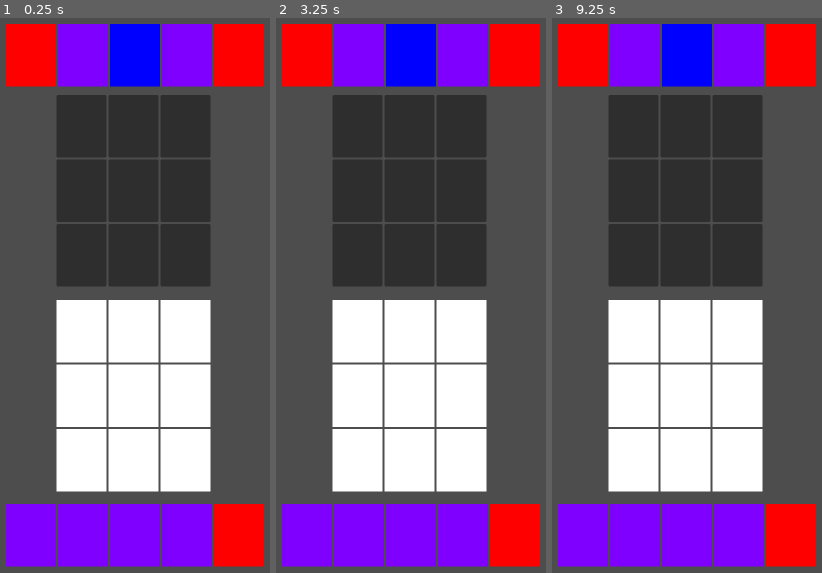
Above: before the commit, frames 1-3 (left to right).
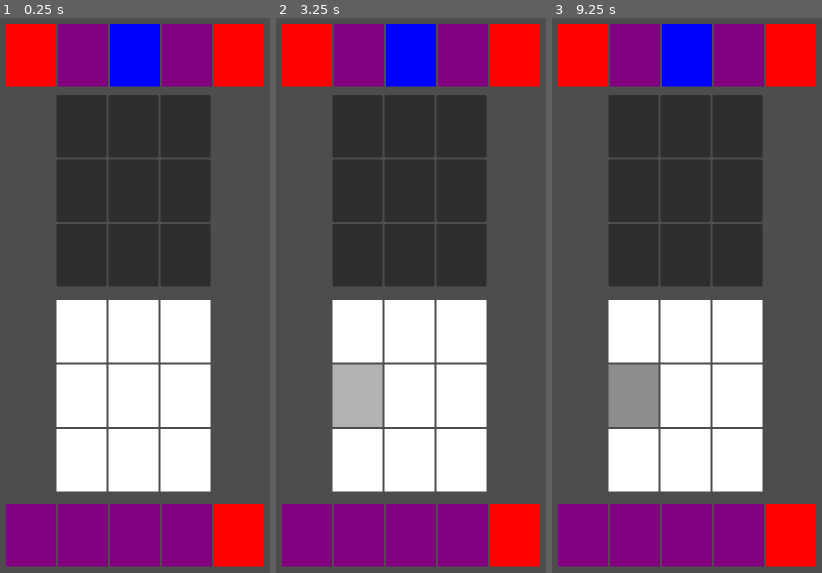
Above: after the commit, the same moments.

Repository: CullsGit/godot-4-tcg
Game: Godot game, scene res://scenes/Board.tscn
The game is run twice, just before and just after one commit, with the same random seed, the same clock (stepped at 60 frames per second) and the same inputs.
Inputs (mouse positions are in pixels of both pictures, inside the frame that each line leads up to):
- Up to frame 1 (0.25 s): no input
- Up to frame 2 (3.25 s): tap Enter at 0.5, 2 s; move the mouse to (outside the picture) at 0.52 s; click (outside the picture) at 0.67 s; tap Space at 1.25, 2.75 s; move the mouse to (outside the picture) at 1.27 s; click (outside the picture) at 1.42 s; move the mouse to (497, 162) at 2.02 s; click (497, 162) at 2.17 s; move the mouse to (378, 412) at 2.77 s; click (378, 412) at 2.92 s
- Up to frame 3 (9.25 s): tap Enter at 3.5 s; move the mouse to (outside the picture) at 3.52 s; click (outside the picture) at 3.67 s; tap Space at 4.25 s; move the mouse to (outside the picture) at 4.27 s; click (outside the picture) at 4.42 s; move the mouse to (732, 289) at 5.02 s; click (732, 289) at 5.17 s; move the mouse to (573, 140) at 5.77 s; click (573, 140) at 5.92 s; move the mouse to (outside the picture) at 6.52 s; click (outside the picture) at 6.67 s; move the mouse to (outside the picture) at 7.27 s; click (outside the picture) at 7.42 s; move the mouse to (773, 162) at 8.02 s; click (773, 162) at 8.17 s; move the mouse to (654, 412) at 8.77 s; click (654, 412) at 8.92 s

The runs differ from the first frame. In frame 1, 13% of the frame differs, in the area x 2-79%, y 1-99%; in frame 2, 15%; in frame 3, 15%.

Commit message:
add ability select and deselect a card in the players hand

Diff:
--- a/scenes/Board.gd
+++ b/scenes/Board.gd
@@ -2,18 +2,21 @@
 
 var player_deck
 var opponent_deck
+
+var selected_card = null
 
 
 # Called when the node enters the scene tree for the first time.
 func _ready():
 	player_deck = $PlayerDeck
 	opponent_deck = $OpponentDeck
-	print(player_deck.deck)
+
 
 	var player_hand_node = $PlayerHand
 	for card_data in player_deck.hand:
 		var card = preload("res://scenes/Card.tscn").instantiate()
 		card.set_type(card_data["type"])
+		card.connect("gui_input", Callable(self, "_on_card_gui_input").bind(card))
 		player_hand_node.add_child(card)
 
 	var opponent_hand_node = $OpponentHand
@@ -27,6 +30,14 @@
 		var empty_card = preload("res://scenes/Card.tscn").instantiate()
 		slot.add_child(empty_card)
 
+func _on_card_gui_input(event, card):
+	if event is InputEventMouseButton and event.pressed:
+		print("Card clicked:", card)
+		if selected_card and selected_card != card:
+			selected_card.reset_selection()
+		selected_card = card
+		selected_card._on_card_pressed()
+		print("Selected Card Type:", selected_card.type)
 # Called every frame. 'delta' is the elapsed time since the previous frame.
 func _process(delta: float) -> void:
 	pass
--- a/scenes/Card.gd
+++ b/scenes/Card.gd
@@ -1,8 +1,9 @@
 extends Panel
 
+enum CardType { RED, BLUE, GREEN, PURPLE }
 
-enum CardType { RED, BLUE, GREEN, YELLOW }
 var type: CardType
+var selected: bool = false
 
 func set_type(new_type: CardType):
 	type = new_type
@@ -10,4 +11,24 @@
 		CardType.RED: $ColorRect.color = Color(1, 0, 0)
 		CardType.BLUE: $ColorRect.color = Color(0, 0, 1)
 		CardType.GREEN: $ColorRect.color = Color(0, 1, 0)
-		CardType.YELLOW: $ColorRect.color = Color(0.5, 0, 1)
+		CardType.PURPLE: $ColorRect.color = Color(0.5, 0, 0.5)
+
+func _on_card_pressed():
+	selected = !selected
+	update_visual_state()
+
+func update_visual_state():
+	if selected:
+		modulate = modulate.lightened(0.3)
+	else:
+		modulate = modulate.darkened(0.3)
+
+
+func reset_selection():
+	selected = false
+	update_visual_state()
+
+func _on_card_gui_input(event: InputEvent) -> void:
+	if event is InputEventMouseButton and event.is_pressed:
+		print("Card detected a click!")
+		_on_card_pressed()
--- a/scenes/Card.tscn
+++ b/scenes/Card.tscn
@@ -16,3 +16,6 @@
 anchor_bottom = 1.0
 grow_horizontal = 2
 grow_vertical = 2
+mouse_filter = 2
+
+[connection signal="gui_input" from="." to="." method="_on_card_gui_input"]
